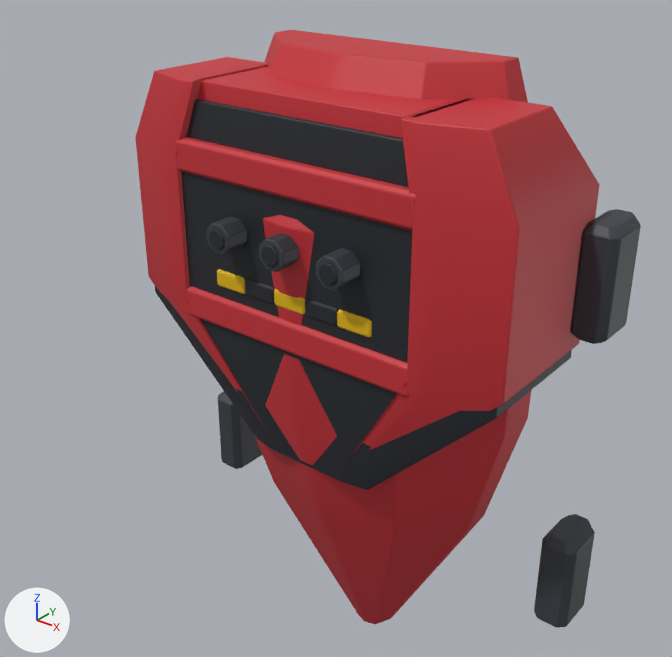
Renders of the FBX model Assets/Resources/ClamshellMeshes/ThighBack_Set07_Salvo.fbx from each side of a commit.
Before and after are seen from a camera (50 mm lens) standing at (0.553, -0.786, 0.513) and looking at (-0.001, -0.093, 0.084). Arrows for +X, +Y and +Z are at lower left; the lights stay in place. The older version comes first. Where no turn or scale is listed for an object, it has been applied to the vertices.

Names of what the first picture shows: 'ThighBack_Set07_Salvo'.
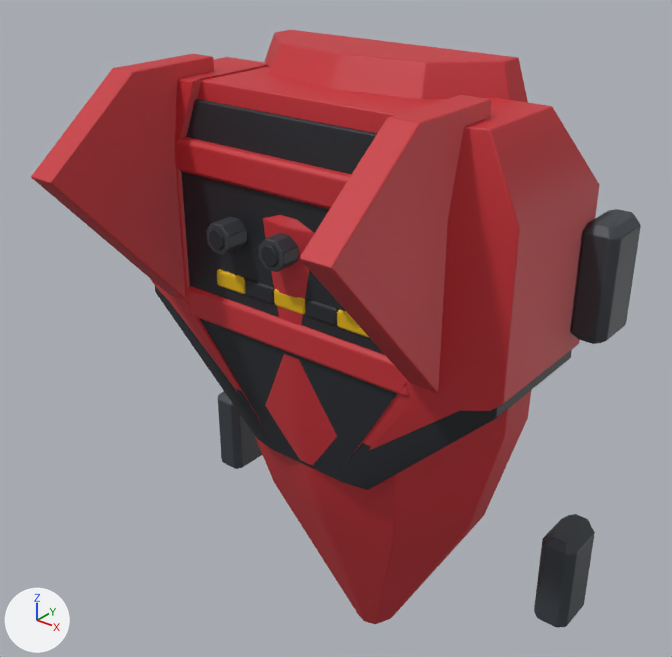
Where the change shows, as pixel boxes (x1, y1, x2, y2) in the pictures (672 x 657 px):
'ThighBack_Set07_Salvo', reshaped (21% wider)
    before: (135, 30, 641, 628)
    after: (31, 30, 641, 628)
part 1 of me_thighback_set07_salvo_001, added (red)
    after: (31, 54, 214, 299)
part 2 of me_thighback_set07_salvo_001, added (red)
    after: (299, 95, 491, 394)

Patch to the scene script:
```diff
--- a/Assets/Resources/ClamshellMeshes/ThighBack_Set07_Salvo.fbx.py
+++ b/Assets/Resources/ClamshellMeshes/ThighBack_Set07_Salvo.fbx.py
@@ me_thighback_set07_salvo_001 @@
 # used by ob_thighback_set07_salvo; location = (0.0, 0.0, 0.0)
-me_thighback_set07_salvo_001.from_pydata(...)  # 3656 vertices, 3536 faces; spans x -0.265..0.265, y -0.194..0.03, z -0.365..0.365
+me_thighback_set07_salvo_001.from_pydata(...)  # 3808 vertices, 3684 faces; spans x -0.265..0.265, y -0.318..0.03, z -0.365..0.365
+# me_thighback_set07_salvo_001 part 1: a new loose piece of 76 vertices spanning x -0.175..-0.145, y -0.318..-0.11, z 0.058..0.35, in mat_shell (red #c83038)
+# me_thighback_set07_salvo_001 part 2: a new loose piece of 76 vertices spanning x 0.145..0.175, y -0.318..-0.11, z 0.058..0.35, in mat_shell (red #c83038)
 me_thighback_set07_salvo_001.materials.append(mat_shell)
```
